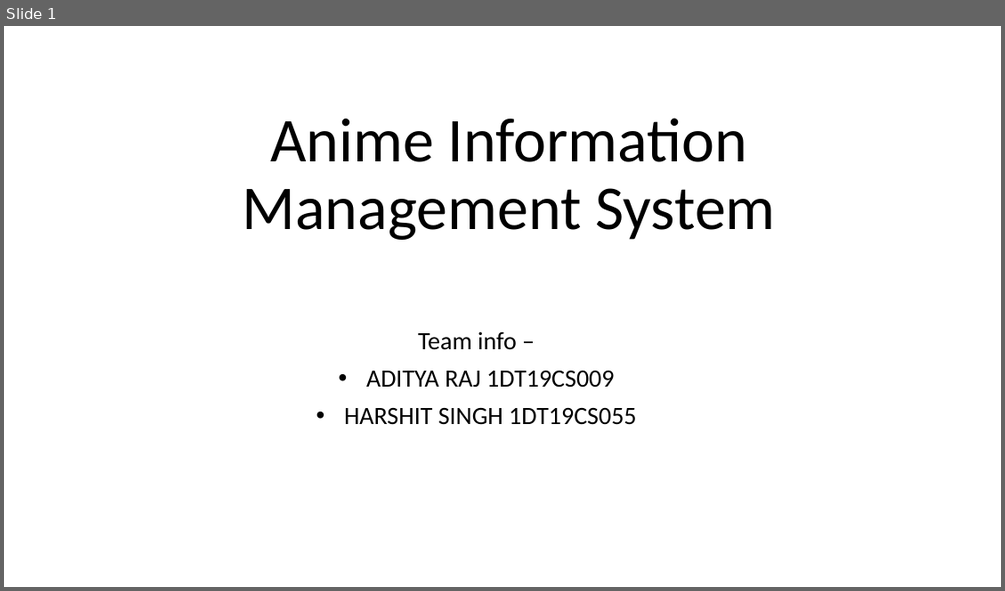
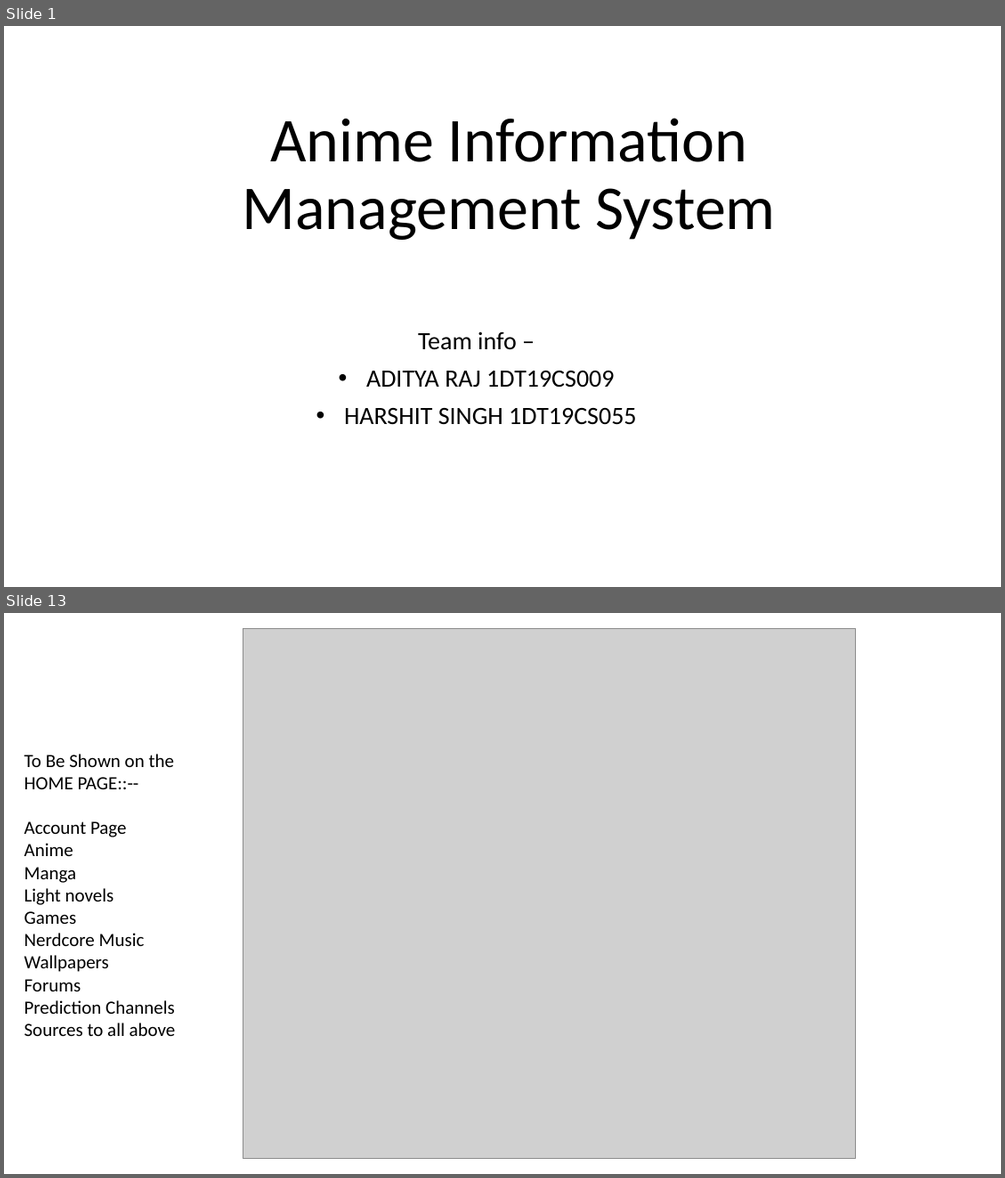
Before and after one commit to AdityaRaj1440/DB_miniproj, a slide deck: db.pptx. Shown one above the other, each under a label of ours: slide 1 before the commit, slides 1 and 13 after it; the slides between them are not shown. The pictures are 1005x591 and 1005x1178 pixels, drawn with LibreOffice and Linux fonts; fonts in the diff are those of the drawing; grey boxes stand for pictures. Boxes give left, top, right and bottom in pixels: in the first picture for what was removed or moved away, otherwise in the second. Text is boxed around its words. In the diff, an @@ line names an element or a change of style, - is before the commit and + after.

```diff
--- a/db.pptx
+++ b/db.pptx
@@ slide 13 added at [4, 613, 1001, 1174], background #FFFFFF @@
@@ picture added at [243, 629, 856, 1159] @@
@@ text added at [24, 754, 176, 1036], 18 pt, text #000000 @@
+To Be Shown on the
+HOME PAGE::--
+Account Page
+Anime
+Manga
+Light novels
+Games
+Nerdcore Music
+Wallpapers
+Forums
+Prediction Channels
+Sources to all above
```
Also in this commit, not shown: 3 slides changed, 8 other slides added, 4 slides removed.
